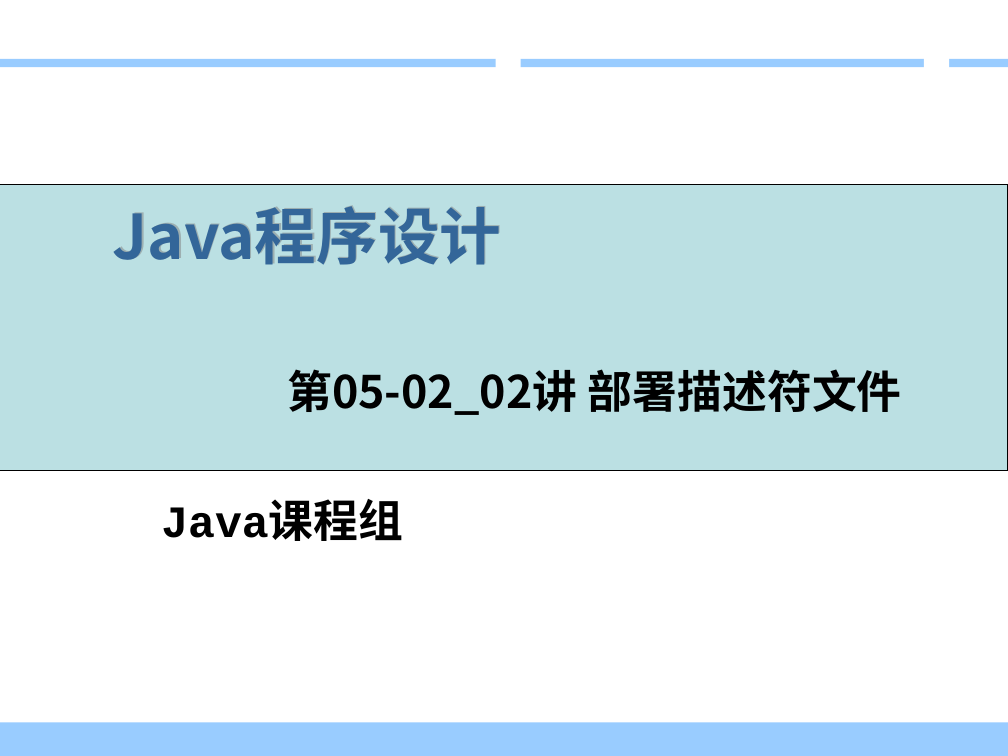
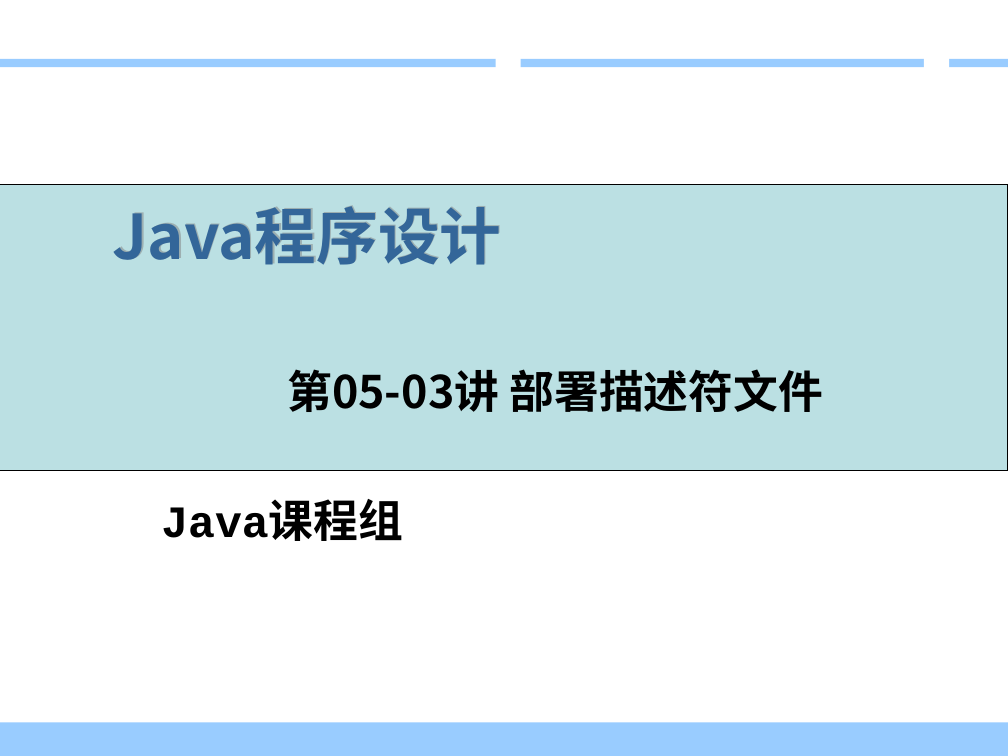
Before and after one commit to edu2act/course-JavaEE, a slide deck: slide 1 of 课程PPT/05-03_部署描述符.ppt. Drawn at 1008x756 pixels with LibreOffice and Linux fonts; fonts in the diff are those of the drawing; background and template pictures are left out. Boxes give left, top, right and bottom in pixels: in the first picture for what was removed or moved away, otherwise in the second. Text is boxed around its words. In the diff, an @@ line names an element or a change of style, - is before the commit and + after.

Commit message:
JavaEE

```diff
--- a/课程PPT/05-03_部署描述符.ppt
+++ b/课程PPT/05-03_部署描述符.ppt
@@ title at box(287, 369, 824, 412): text changed @@
-第05-02_02讲 部署描述符文件
+第05-03讲 部署描述符文件
```
